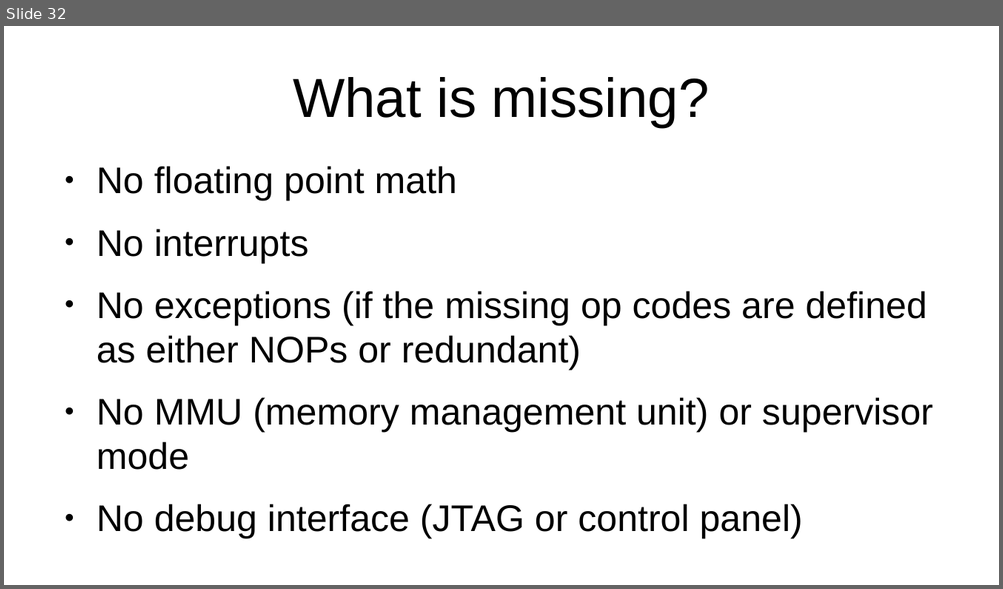
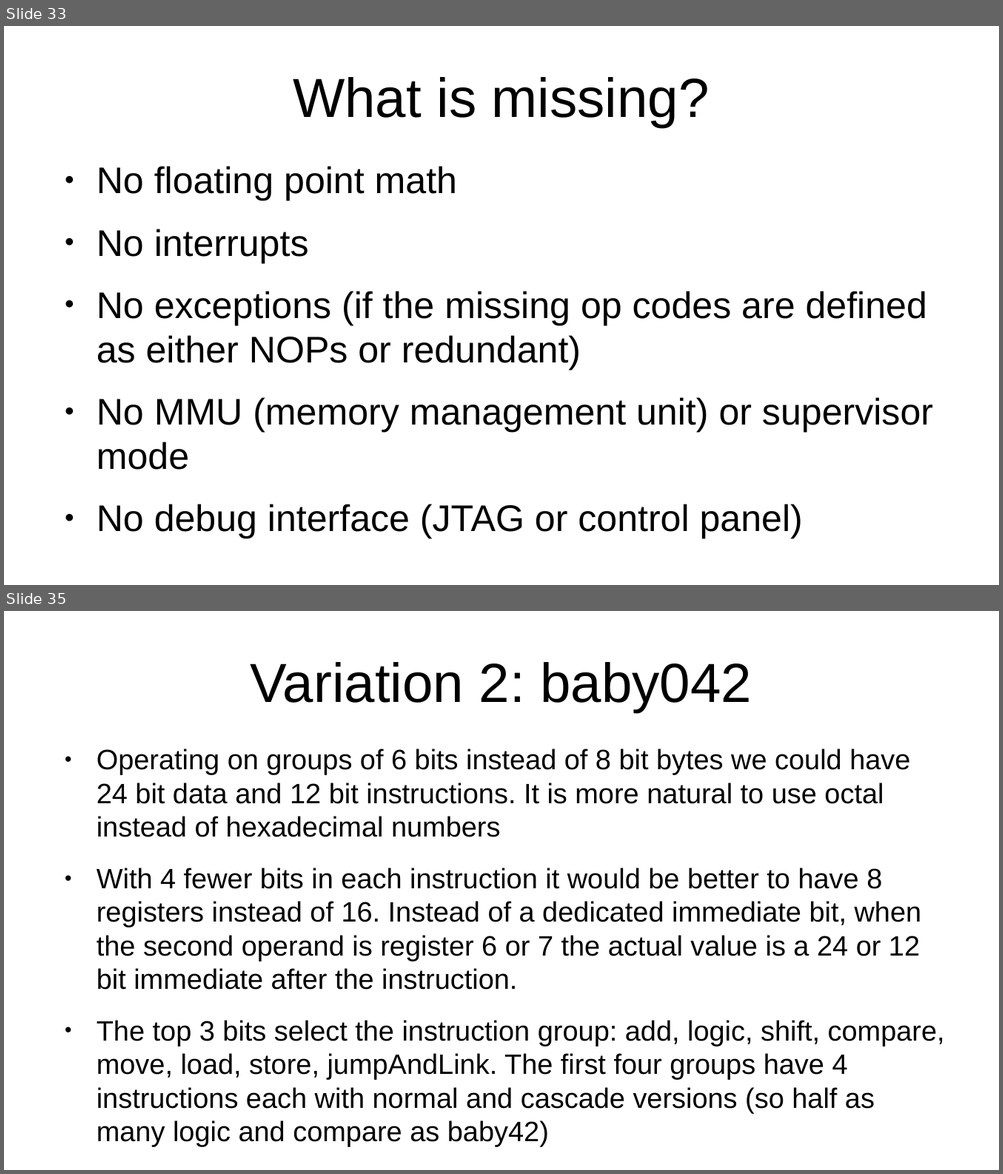
Before and after one commit to jeceljr/baby42, a slide deck: doc/baby42_slides.odp. Shown one above the other, each under a label of ours: slide 32 before the commit, slides 33 and 35 after it; the slides between them are not shown. The pictures are 1003x589 and 1003x1174 pixels, drawn with LibreOffice and Linux fonts; fonts in the diff are those of the drawing. Boxes give left, top, right and bottom in pixels: in the first picture for what was removed or moved away, otherwise in the second. Text is boxed around its words. In the diff, an @@ line names an element or a change of style, - is before the commit and + after.

Commit message:
change 32 bit immediate encoding, add variations, add store byte

```diff
--- a/doc/baby42_slides.odp
+++ b/doc/baby42_slides.odp
@@ slide 35 added at <box>4,611,999,1170</box>, background #FFFFFF @@
@@ title added at <box>250,662,751,712</box>, 44 pt, text #000000 @@
+Variation 2: baby042
@@ text added at <box>96,749,945,1147</box>, 22.4 pt, text #000000 @@
+● Operating on groups of 6 bits instead of 8 bit bytes we could have 24 bit data and 12 bit instructions. It is more natural to use octal instead of hexadecimal numbers
+● With 4 fewer bits in each instruction it would be better to have 8 registers instead of 16. Instead of a dedicated immediate bit, when the second operand is register 6 or 7 the actual value is a 24 or 12 bit immediate after the instruction.
+● The top 3 bits select the instruction group: add, logic, shift, compare, move, load, store, jumpAndLink. The first four groups have 4 instructions each with normal and cascade versions (so half as many logic and compare as baby42)
@@ what was slide 32 is now slide 33 @@
```
Also in this commit, not shown: 6 slides changed, 2 other slides added, 2 other files.
